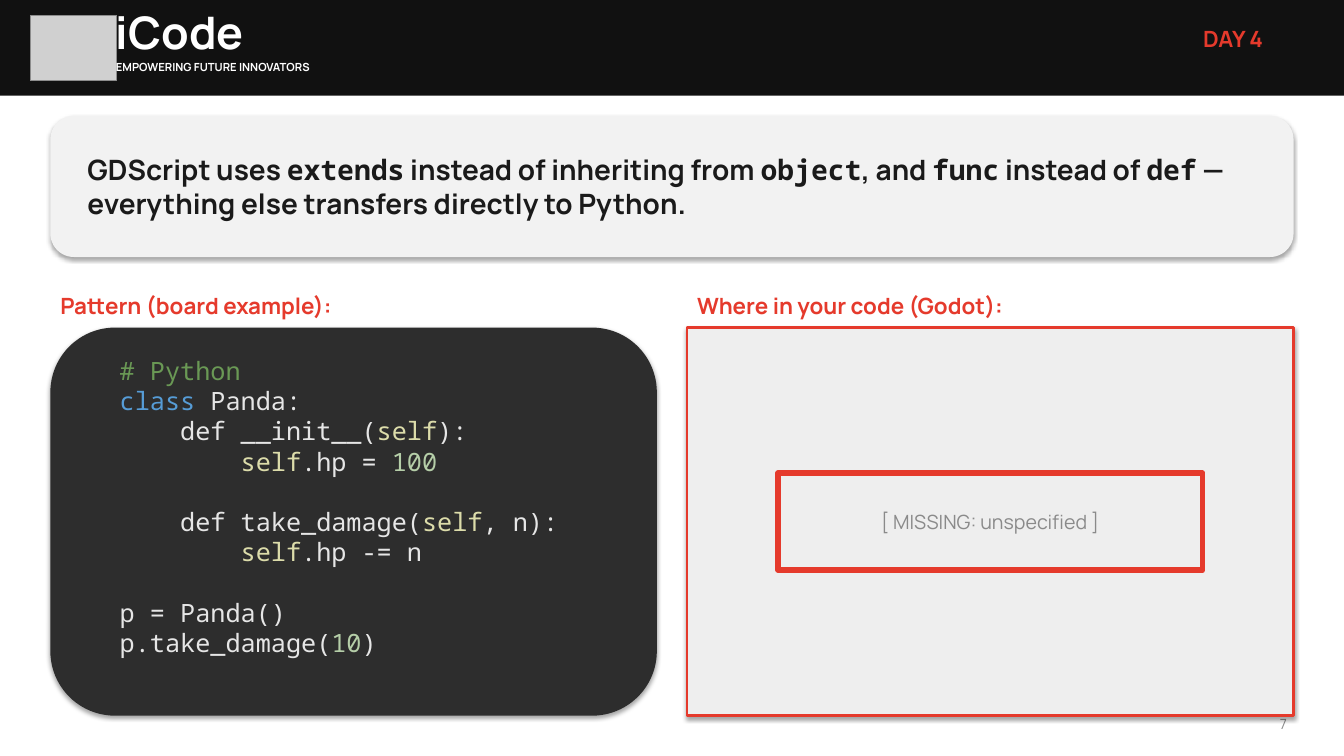
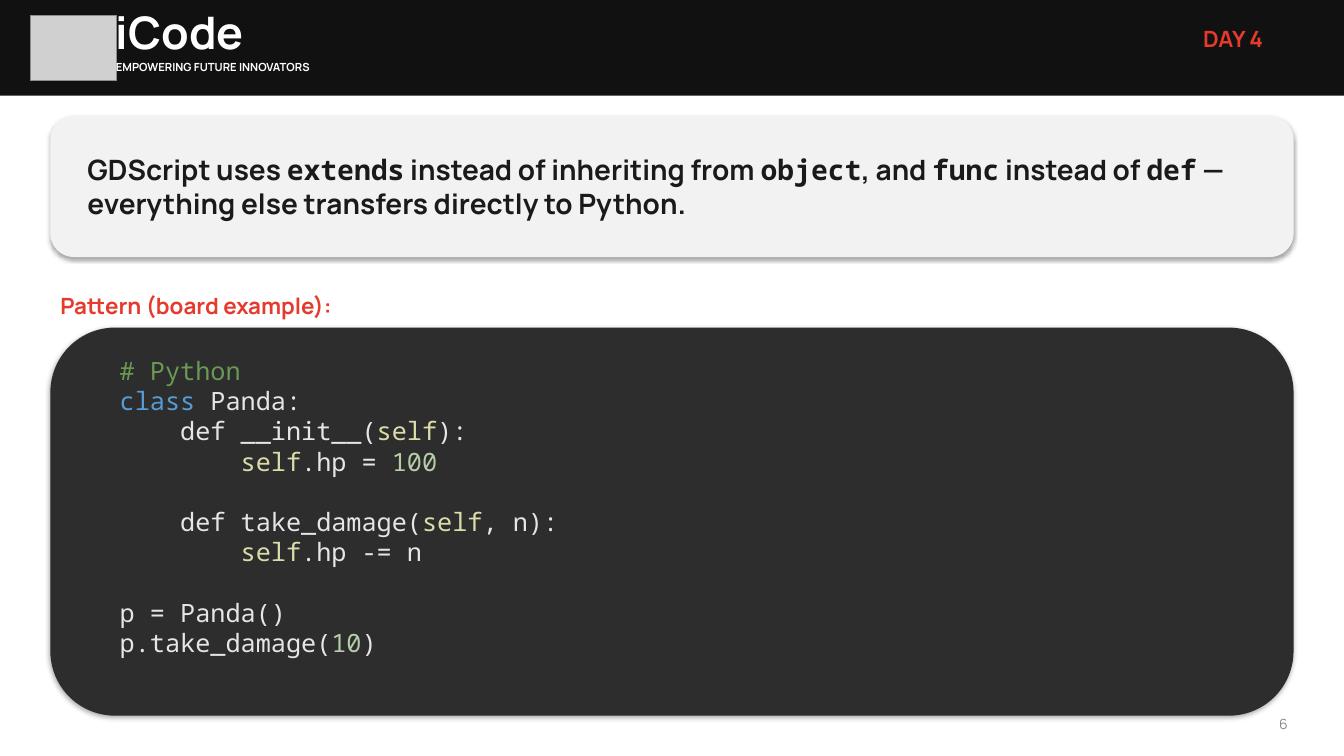
Before and after one commit to Westopoli/iCodeVRCamp, a slide deck: slide 6 of slides/out/Day4.pptx (slide 7 before the commit). Drawn at 1344x756 pixels with LibreOffice and Linux fonts; fonts in the diff are those of the drawing; grey boxes stand for pictures. Boxes give left, top, right and bottom in pixels: in the first picture for what was removed or moved away, otherwise in the second. Text is boxed around its words. In the diff, an @@ line names an element or a change of style, - is before the commit and + after.

```diff
--- a/slides/out/Day4.pptx
+++ b/slides/out/Day4.pptx
@@ text removed at <box>697,295,1003,320</box> @@
-Where in your code (Godot):
@@ rounded rectangle "# Python": place and size @@
-rounded rectangle "# Python" at <box>50,328,657,716</box>
+rounded rectangle "# Python" at <box>50,328,1294,716</box>
@@ rectangle removed at <box>688,328,1295,716</box> @@
-[ MISSING: unspecified ]
@@ rectangle removed at <box>778,473,1203,570</box> @@
@@ text at <box>1279,719,1288,729</box>: text changed @@
-7
+6
```
Also in this commit, not shown: 86 other slides changed, 27 slides removed, 32 other files.
